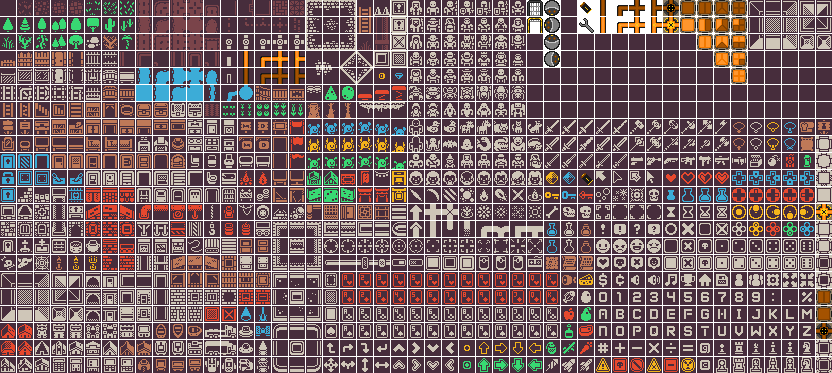
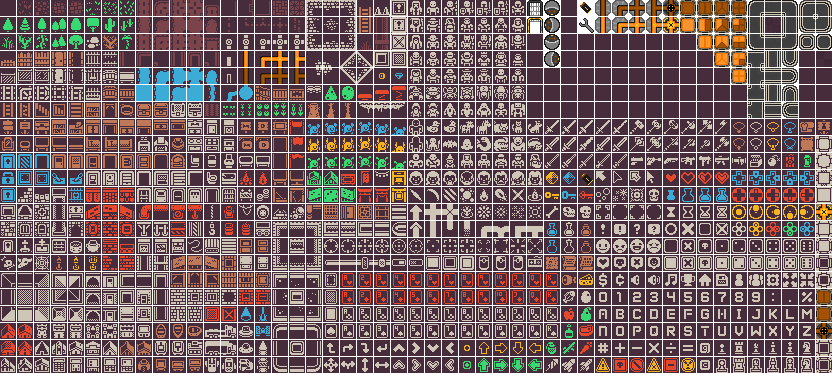
The second (832, 373) image is a revision of the first. Changes to its layers:
painted on "colored.png" over <box>545,0,832,119</box>
